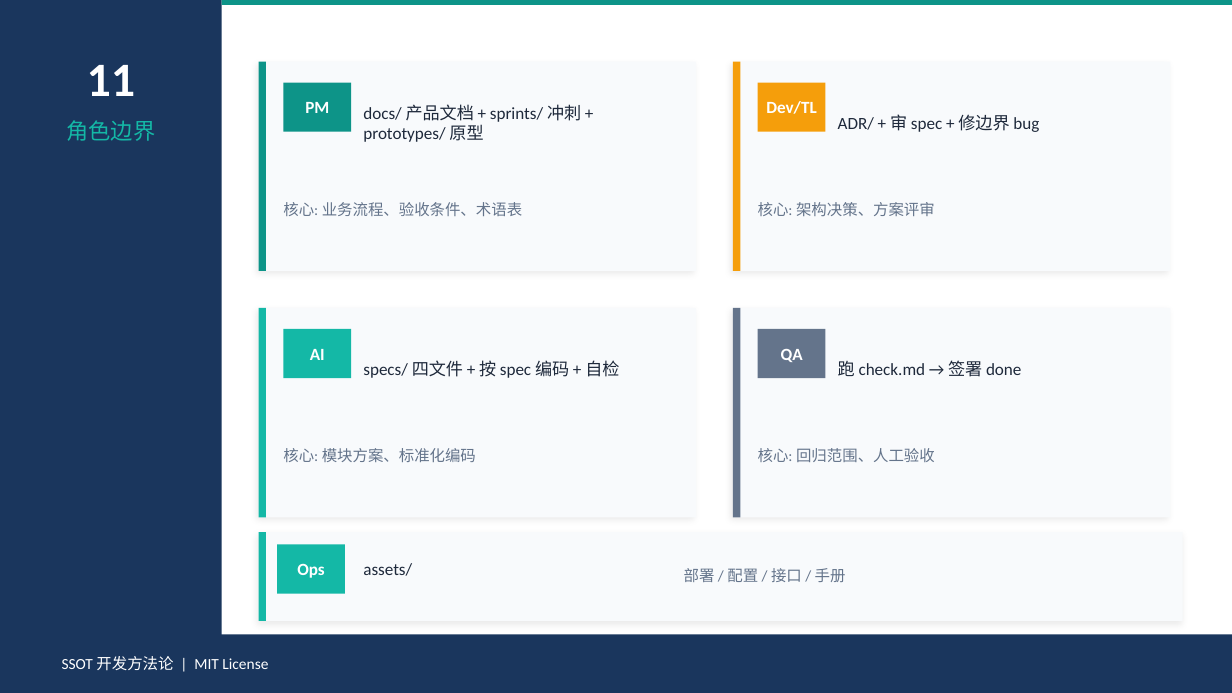
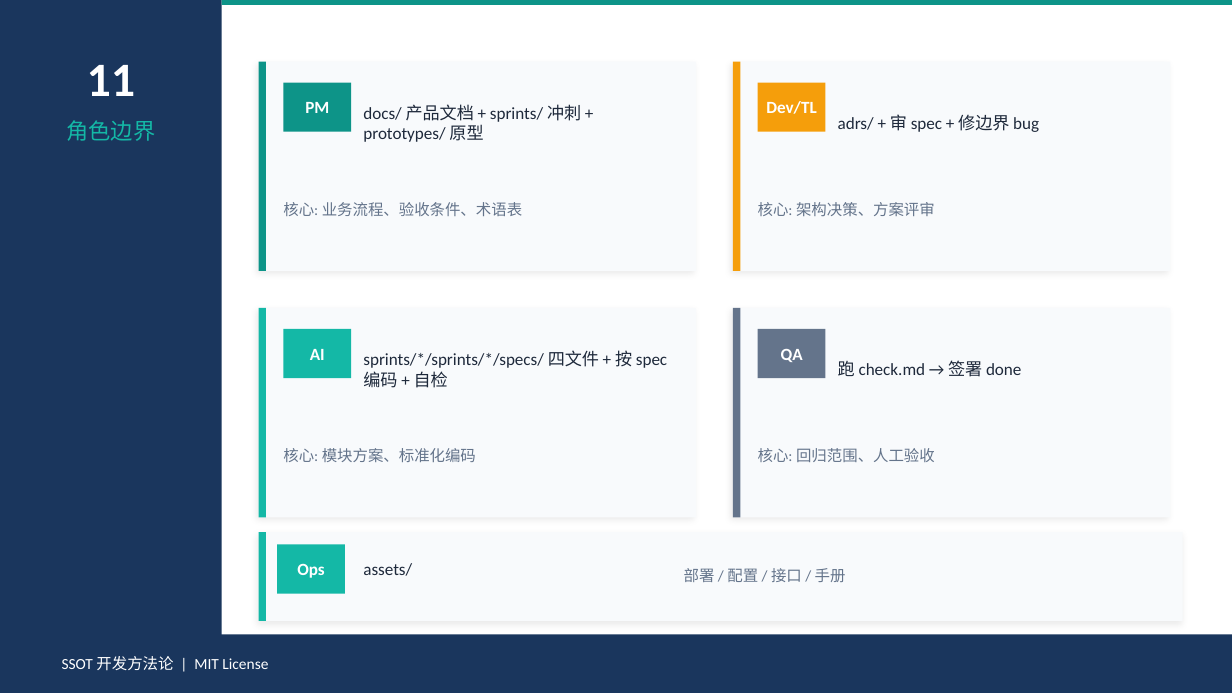
Before and after one commit to Toketec/SpecRocket, a slide deck: slide 13 of SSOT-开发方法论-培训.pptx. Drawn at 1232x693 pixels with LibreOffice and Linux fonts; fonts in the diff are those of the drawing. Boxes give left, top, right and bottom in pixels: in the first picture for what was removed or moved away, otherwise in the second. Text is boxed around its words. In the diff, an @@ line names an element or a change of style, - is before the commit and + after.

Commit message:
feat: SpecRocket v3.0.0 结构升级 — sprints 顶层迭代容器(含 docs+specs) / adrs / 规格归迭代 / 白皮书
- sprints/sp-NNN-名称/ 迭代容器：docs/(PM 产品设计) + specs/(Dev 技术规格，多 spec 共同促成一次迭代)
- adrs/adr-NNN-名称 全局架构决策（不随 sprint 走）
- apps/businesses/tools 回归纯代码域（删 specs/）
- docs/ 新增 whitepaper.md
- 命名全小写连字符：sp-/spec-/adr-
- 规格拆分原则：解耦 + 提升 token 利用率，不刻意多拆
- migrate v3.0：转移→收敛→保留→删除，零残留
- 四文件同步：SKILL/AGENTS/CLAUDE/README 中英 + PPT 16 处更新

```diff
--- a/SSOT-开发方法论-培训.pptx
+++ b/SSOT-开发方法论-培训.pptx
@@ text at (838, 114, 1039, 132): text changed @@
-ADR/ + 审 spec + 修边界 bug
+adrs/ + 审 spec + 修边界 bug
@@ text at (363, 350, 667, 388): text changed @@
-specs/ 四文件 + 按 spec 编码 + 自检
+sprints/*/sprints/*/specs/ 四文件 + 按 spec 编码 + 自检
```
Also in this commit, not shown: 6 other slides changed, 36 other files.
